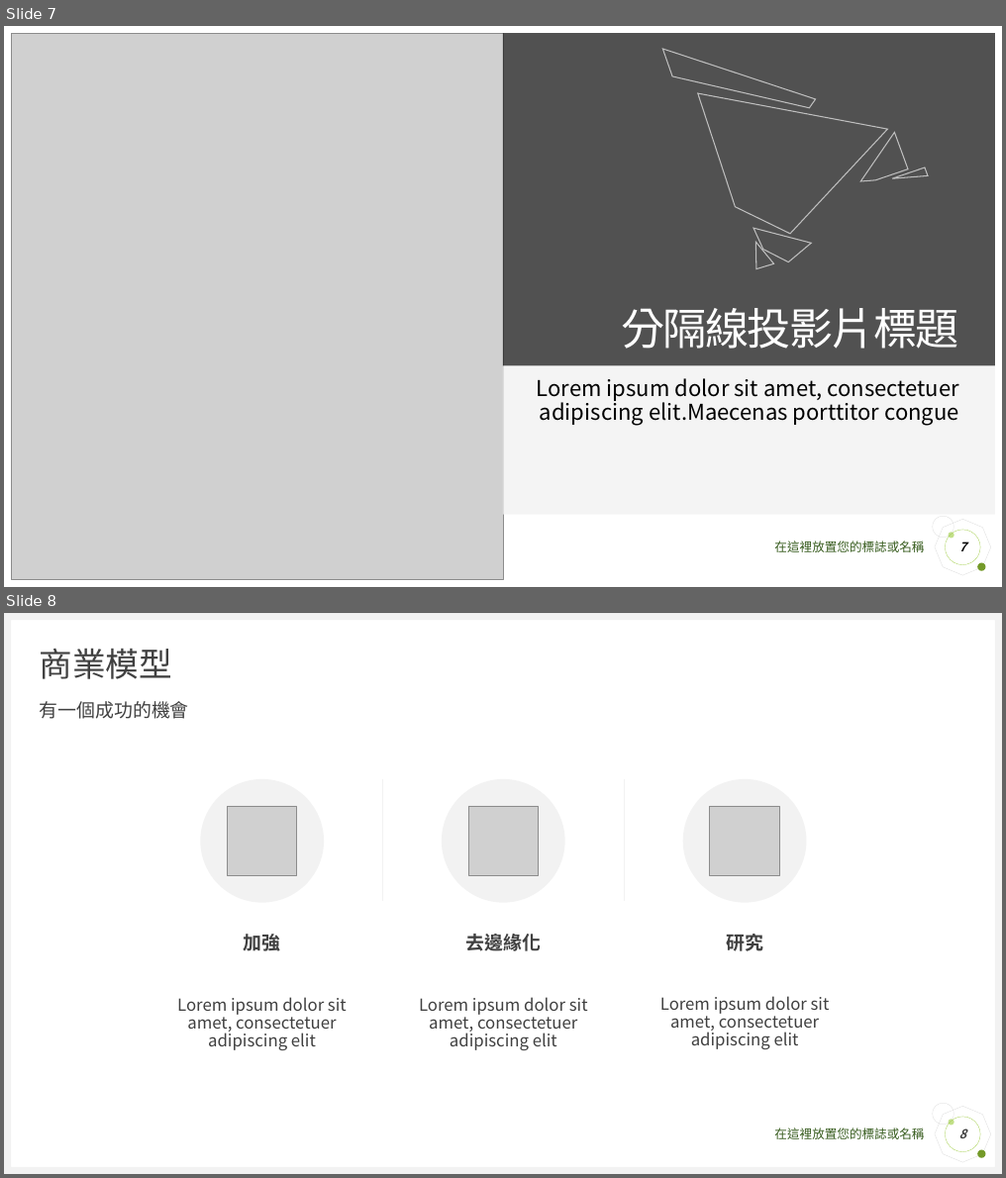
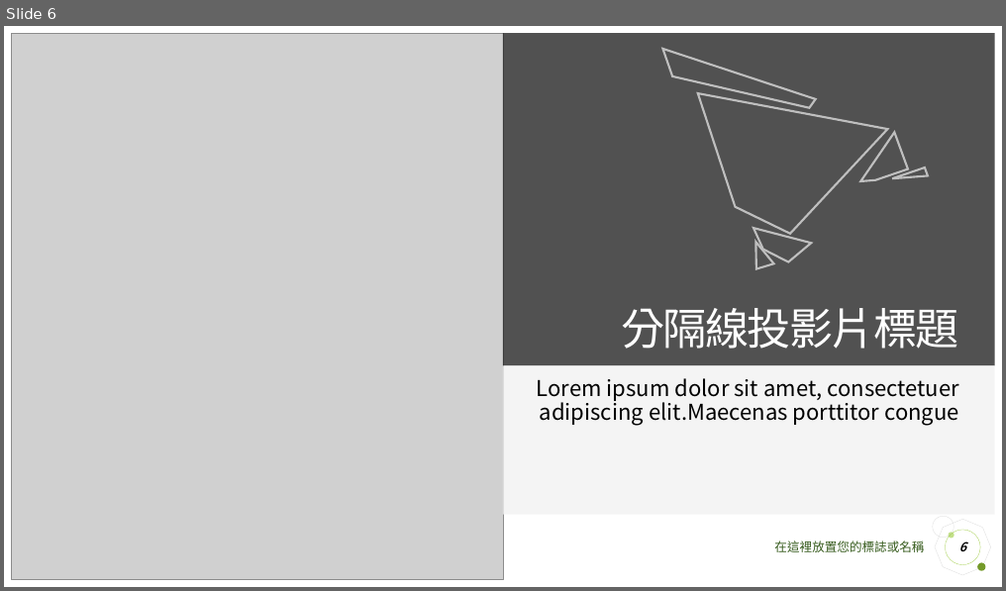
Before and after one commit to xrick/TeacherAssist_V2, a slide deck: backend/data/templates/modern_clean.pptx. Shown one above the other, each under a label of ours: slides 7 and 8 before the commit, slide 6 after it. The pictures are 1006x1178 and 1006x591 pixels, drawn with LibreOffice and Linux fonts; fonts in the diff are those of the drawing; grey boxes stand for pictures. Boxes give left, top, right and bottom in pixels: in the first picture for what was removed or moved away, otherwise in the second. Text is boxed around its words. In the diff, an @@ line names an element or a change of style, - is before the commit and + after.

```diff
--- a/backend/data/templates/modern_clean.pptx
+++ b/backend/data/templates/modern_clean.pptx
@@ slide 8 removed at [4, 613, 1002, 1174], background #FFFFFF; not listed: 4 template elements that a slide beside it also shows @@
@@ rectangle removed at [4, 613, 1002, 620] @@
@@ rectangle removed at [4, 613, 11, 1174] @@
@@ rectangle removed at [996, 613, 1002, 1174] @@
@@ title removed at [40, 648, 172, 679] @@
-商業模型
@@ text removed at [40, 701, 189, 719] @@
-有一個成功的機會
@@ ellipse removed at [200, 779, 324, 903] @@
@@ line removed from (383, 779) to (383, 901) @@
@@ ellipse removed at [442, 779, 565, 903] @@
@@ line removed from (624, 779) to (624, 901) @@
@@ ellipse removed at [683, 779, 807, 903] @@
@@ picture removed at [227, 806, 297, 875] @@
@@ picture removed at [468, 806, 538, 875] @@
@@ picture removed at [710, 806, 779, 875] @@
@@ text removed at [244, 934, 281, 952] @@
-加強
@@ text removed at [466, 934, 542, 952] @@
-去邊緣化
@@ text removed at [726, 934, 763, 952] @@
-研究
@@ text removed at [177, 997, 347, 1051] @@
-Lorem ipsum dolor sit amet, consectetuer adipiscing elit
@@ text removed at [419, 997, 588, 1051] @@
-Lorem ipsum dolor sit amet, consectetuer adipiscing elit
@@ text removed at [660, 996, 830, 1050] @@
-Lorem ipsum dolor sit amet, consectetuer adipiscing elit
@@ page number removed at [945, 1117, 980, 1152] @@
-8
@@ text removed at [774, 1128, 924, 1140] @@
-在這裡放置您的標誌或名稱
@@ rectangle removed at [4, 1167, 1002, 1174] @@
@@ what was slide 7 is now slide 6 @@
@@ slide 6 changed as well @@
@@ freeform shape at [662, 26, 818, 146]: outline #BFBFBF 1 pt to #BFBFBF 2 pt; outline redrawn @@
@@ freeform shape at [698, 41, 910, 248]: outline #BFBFBF 1 pt to #BFBFBF 2 pt; outline redrawn @@
@@ outline #BFBFBF 1 pt to #BFBFBF 2 pt in 4 elements at [743, 242, 774, 274], [747, 216, 812, 268], [893, 159, 931, 188], [860, 127, 917, 193] @@
@@ octagon at [929, 514, 996, 581]: proportions changed @@
@@ page number at [959, 542, 966, 552]: text changed @@
-7
+6
```
Also in this commit, not shown: 6 other slides changed, 10 other slides removed, 39 other files.
